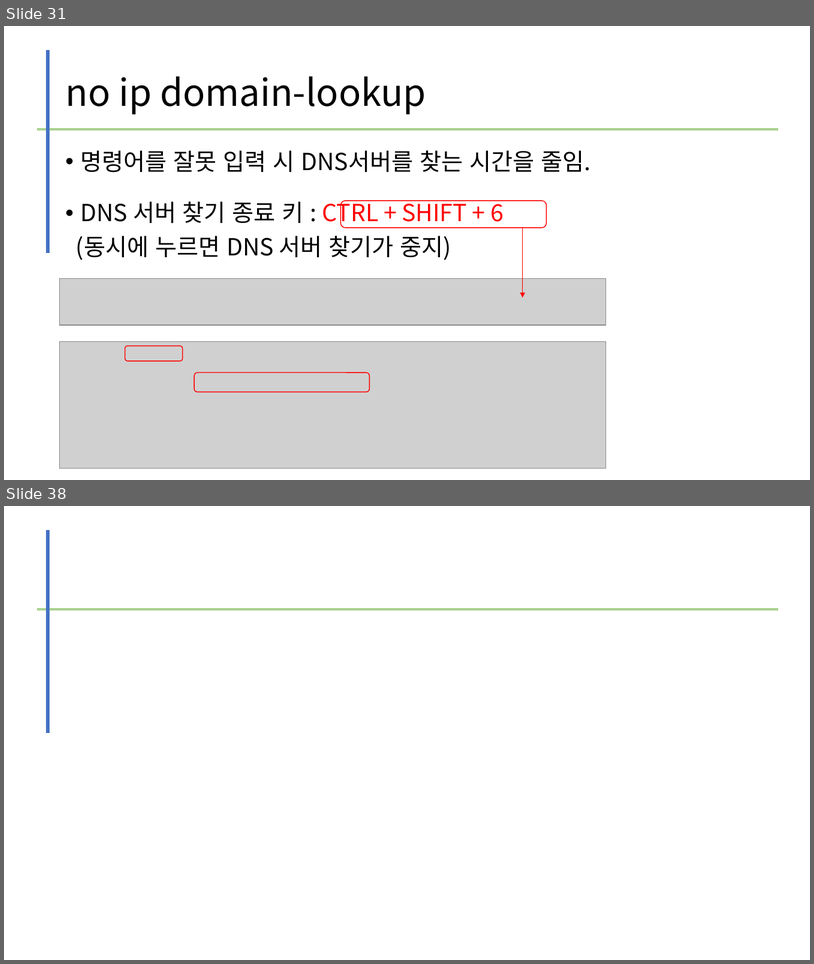
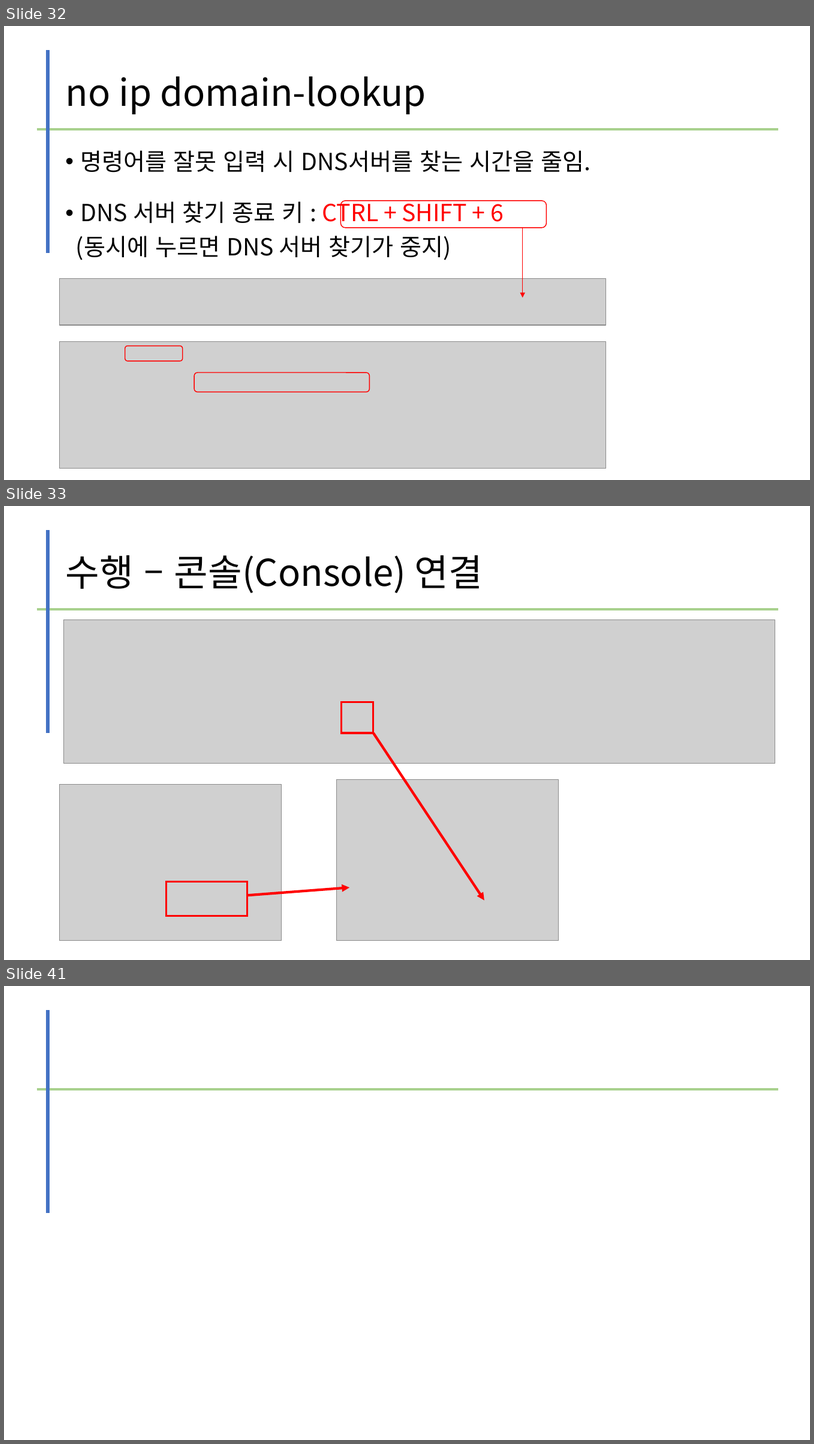
Before and after one commit to kig2929kig/network, a slide deck: L2L3 스위치 구축.pptx. Shown one above the other, each under a label of ours: slides 31 and 38 before the commit, slides 32, 33 and 41 after it; the slides between them are not shown. The pictures are 814x964 and 814x1444 pixels, drawn with LibreOffice and Linux fonts; fonts in the diff are those of the drawing; grey boxes stand for pictures. Boxes give left, top, right and bottom in pixels: in the first picture for what was removed or moved away, otherwise in the second. Text is boxed around its words. In the diff, an @@ line names an element or a change of style, - is before the commit and + after.

```diff
--- a/L2L3 스위치 구축.pptx
+++ b/L2L3 스위치 구축.pptx
@@ slide 33 added at <box>4,506,810,960</box>, background #FFFFFF @@
@@ line added from (48, 530) to (48, 733), #4472C4 4.5 pt @@
@@ title added at <box>65,555,483,593</box>, 44 pt, text #000000 @@
+수행 – 콘솔(Console) 연결
@@ line added from (36, 609) to (779, 609), #A9D18E 3 pt @@
@@ picture added at <box>63,620,776,763</box> @@
@@ rectangle added at <box>342,702,374,733</box>, outline #FF0000 2.25 pt @@
@@ arrow added from (374, 733) to (485, 900), #FF0000 3 pt @@
@@ picture added at <box>60,784,282,940</box> @@
@@ picture added at <box>337,780,559,940</box> @@
@@ rectangle added at <box>166,881,248,916</box>, outline #FF0000 2.25 pt @@
@@ arrow added from (248, 895) to (350, 887), #FF0000 3 pt @@
@@ what was slide 31 is now slide 32 @@
@@ what was slide 38 is now slide 41 @@
```
Also in this commit, not shown: 1 slide changed, 10 other slides added, 6 slides removed.
